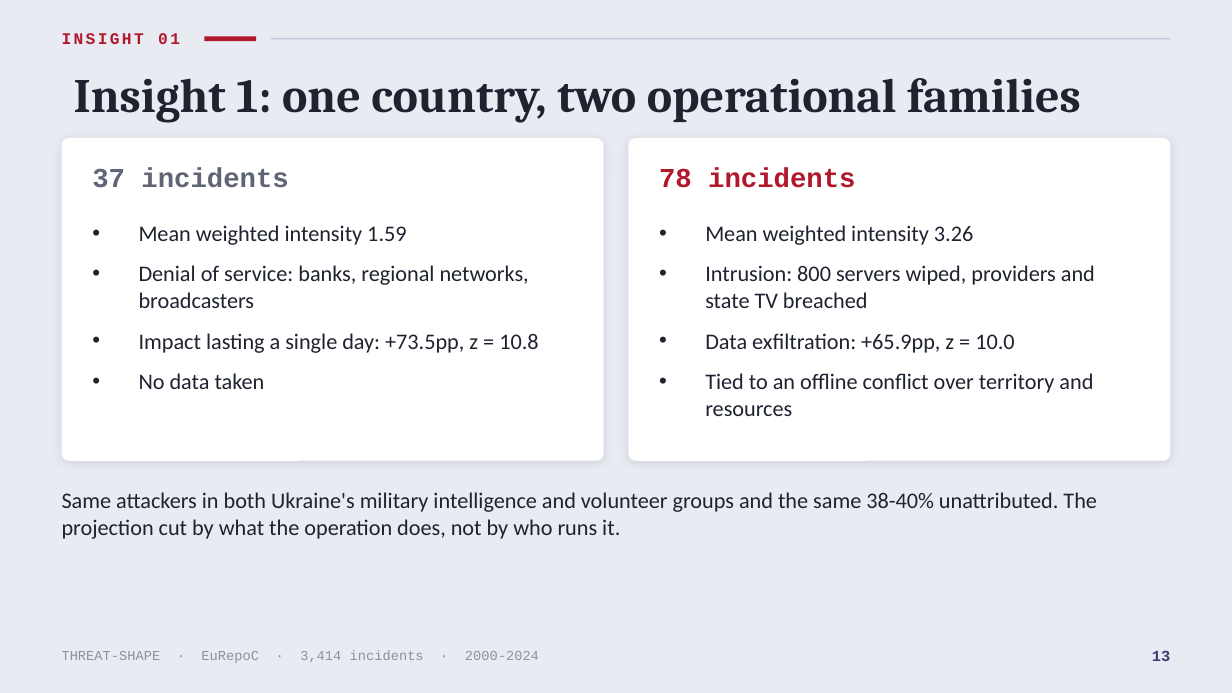
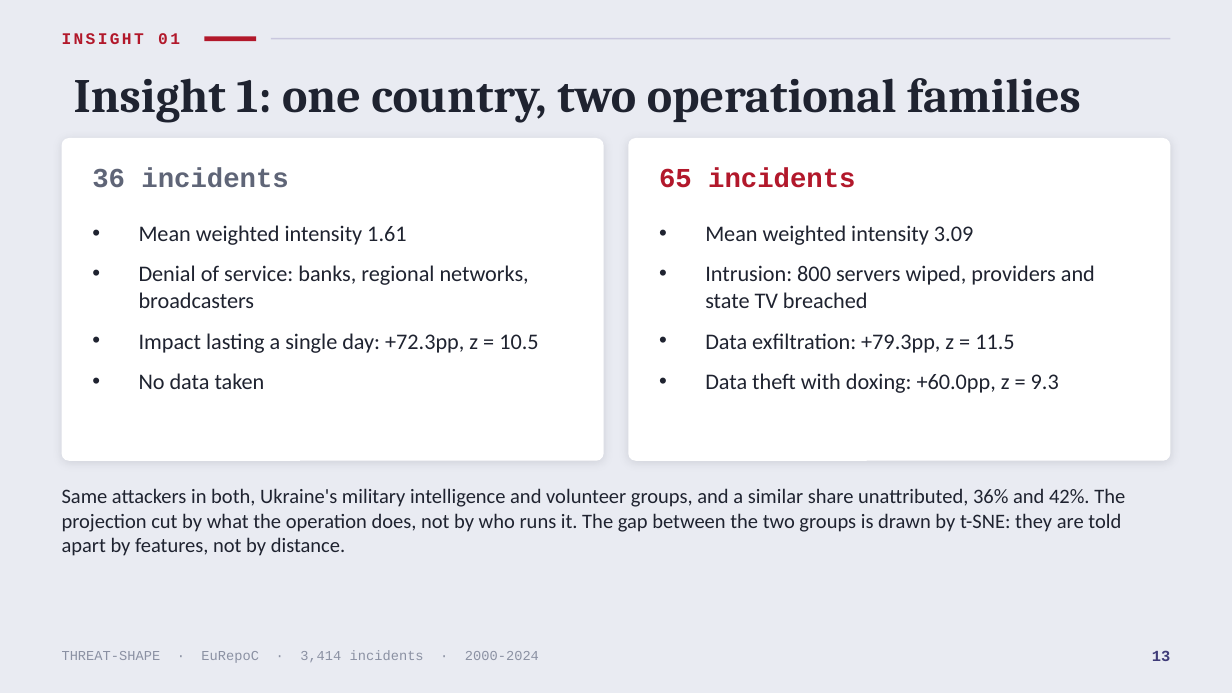
Before and after one commit to SamueleProietti/Visual_Analytics-Project, a slide deck: slide 13 of docs/slides/Threat-Shape.pptx. Drawn at 1232x693 pixels with LibreOffice and Linux fonts; fonts in the diff are those of the drawing. Boxes give left, top, right and bottom in pixels: in the first picture for what was removed or moved away, otherwise in the second. Text is boxed around its words. In the diff, an @@ line names an element or a change of style, - is before the commit and + after.

```diff
--- a/docs/slides/Threat-Shape.pptx
+++ b/docs/slides/Threat-Shape.pptx
@@ text at bbox=[92, 168, 288, 188]: text changed @@
-37 incidents
+36 incidents
@@ text at bbox=[659, 168, 855, 188]: text changed @@
-78 incidents
+65 incidents
@@ text at bbox=[139, 225, 406, 245]: text changed @@
-• Mean weighted intensity 1.59
+• Mean weighted intensity 1.61
@@ text at bbox=[705, 225, 973, 245]: text changed @@
-• Mean weighted intensity 3.26
+• Mean weighted intensity 3.09
@@ text at bbox=[139, 333, 538, 353]: text changed @@
-• Impact lasting a single day: +73.5pp, z = 10.8
+• Impact lasting a single day: +72.3pp, z = 10.5
@@ text at bbox=[705, 333, 1059, 393]: text changed @@
-• Data exfiltration: +65.9pp, z = 10.0
-• Tied to an offline conflict over territory and resources
+• Data exfiltration: +79.3pp, z = 11.5
+• Data theft with doxing: +60.0pp, z = 9.3
@@ text at bbox=[62, 488, 1125, 556]: text changed; size 13 to 12 pt @@
-Same attackers in both Ukraine's military intelligence and volunteer groups and the same 38-40% unattributed. The projection cut by what the operation does, not by who runs it.
+Same attackers in both, Ukraine's military intelligence and volunteer groups, and a similar share unattributed, 36% and 42%. The projection cut by what the operation does, not by who runs it. The gap between the two groups is drawn by t-SNE: they are told apart by features, not by distance.
```
Also in this commit, not shown: 4 other slides changed, 2 slides added, 2 slides removed, 28 other files.
